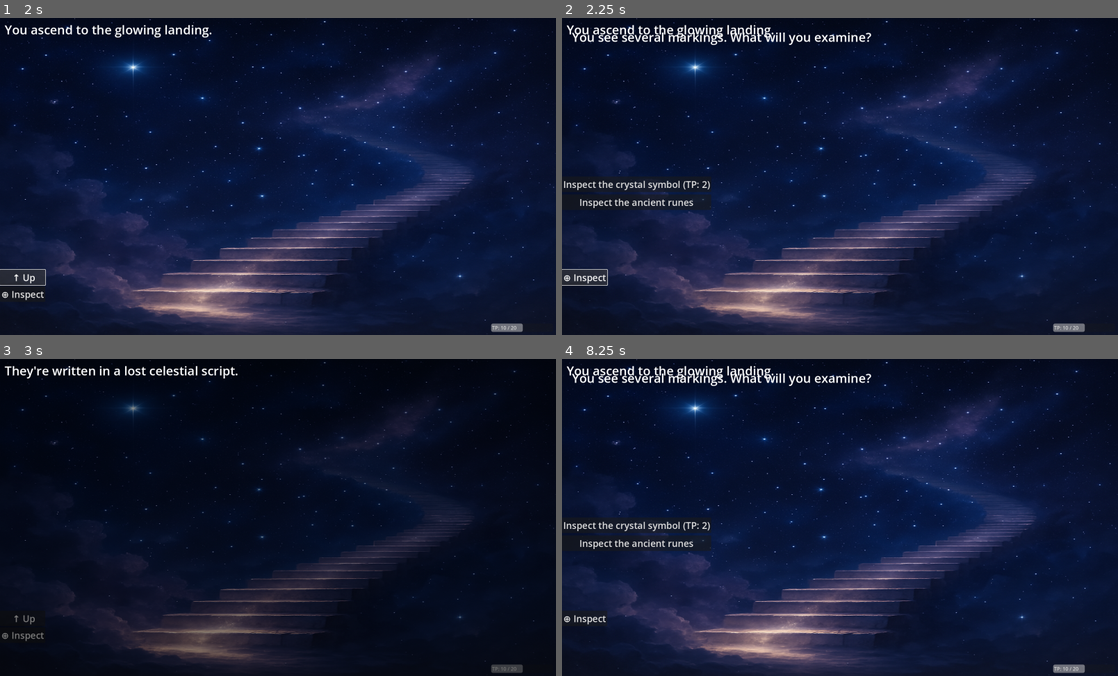
Above: before the commit, frames 1-4 (two rows, left to right).
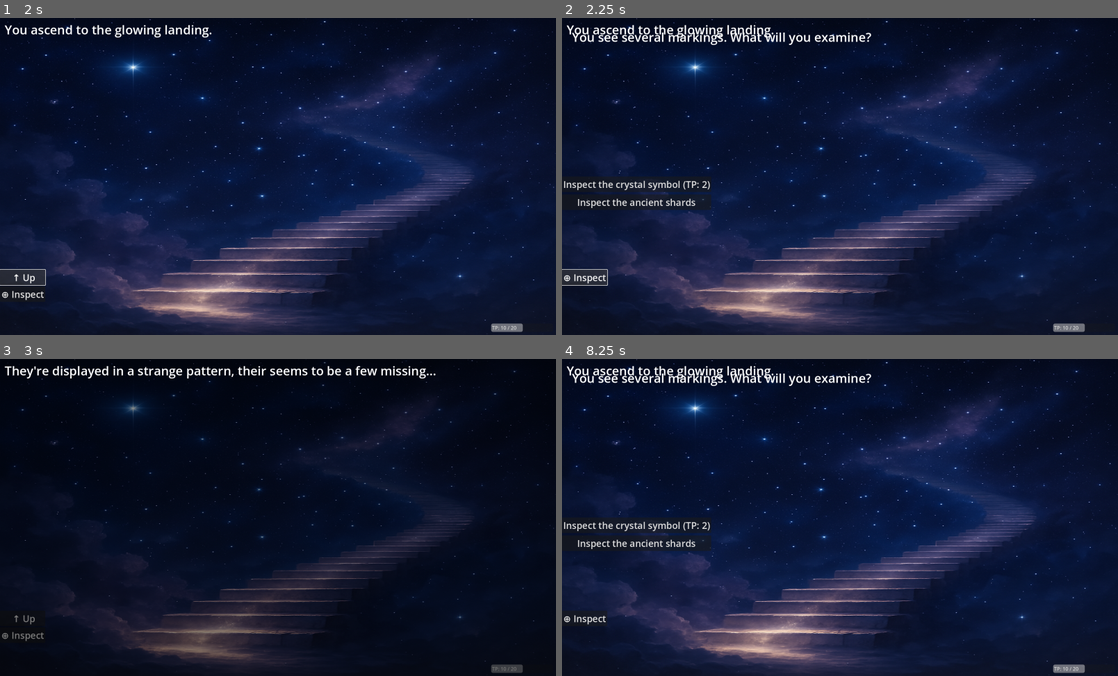
Above: after the commit, the same moments.

Repository: JDSalisbury/godot_Riviera
Game: Godot game, scene res://scenes/title_screen.tscn
The game is run twice, just before and just after one commit, with the same random seed, the same clock (stepped at 60 frames per second) and the same inputs.
Inputs (mouse positions are in pixels of both pictures, inside the frame that each line leads up to):
- Up to frame 1 (2 s): click "New Game" at 0.5 s; click "↑ Up" at 1.25 s
- Up to frame 2 (2.25 s): click "⊕ Inspect" at 2 s
- Up to frame 3 (3 s): click (72, 542) at 2.75 s, where only the run before the commit has a clickable "Inspect the ancient runes"
- Up to frame 4 (8.25 s): hold Right (ui_right) 3.53-4.25 s; click "↓ Down" at 4.25 s; tap Enter at 5, 7.25 s; hold Down (ui_down) 5.03-5.78 s; tap Space at 5.75, 8 s; hold Right (ui_right) 5.78-6.5 s; click "Inspect the crystal symbol" at 6.5 s; hold Up (ui_up) 7.28-8.03 s; hold Left (ui_left) from 8.03 s (still down)

Frame 1 is identical in both runs. In frame 2, 0.3% of the frame differs, in the area x 2-24%, y 56-60%; in frame 3, 1.1%, in the area x 9-79%, y 2-7%; in frame 4, 0.3%.

Commit message:
Persist key item unlock reveal tracking across save/load
- Added GameState.key_item_unlocks_shown to track which key-item-based reveals have already been shown
- Updated SaveSystem to include this data during save and restore
- Modified GameState.reset_game() to clear key_item_unlocks_shown on new game
- Prevents repeated unlock messages when revisiting screens with fulfilled item conditions

Diff:
--- a/data/screens.json
+++ b/data/screens.json
@@ -1,10 +1,20 @@
 {
 	"start": {
 		"background": "res://assets/backgrounds/stairway.png",
+		"key_item_unlocks": {
+			"down": [
+				"crystal_shard",
+				"obsidian_shard"
+			]
+		},
 		"triggers": {
 			"up": {
 				"message": "You ascend to the glowing landing.",
 				"next_screen": "landing"
+			},
+			"down": {
+				"message": "The shards rotate and align in missing slots, a passage opens and pulls you down into it.",
+				"next_screen": "depths"
 			},
 			"inspect": {
 				"message": "You see several markings. What will you examine?",
@@ -20,8 +30,8 @@
 						}
 					},
 					{
-						"label": "Inspect the ancient runes",
-						"message": "They're written in a lost celestial script.",
+						"label": "Inspect the ancient shards",
+						"message": "They're displayed in a strange pattern, their seems to be a few missing...",
 						"additional_message": {
 							"2": {
 								"message": "You feel a strange energy emanating from them."
@@ -128,5 +138,27 @@
 				]
 			}
 		}
+	},
+	"depths": {
+		"background": "res://assets/backgrounds/depths.png",
+		"triggers": {
+			"up": {
+				"message": "You ascend the staircase back to the beginning.",
+				"next_screen": "start"
+			},
+			"inspect": {
+				"message": "You see several markings. What will you examine?",
+				"options": [
+					{
+						"label": "Inspect the crystal symbol",
+						"message": "It pulses faintly with heat."
+					},
+					{
+						"label": "Inspect the ancient runes",
+						"message": "They're written in a lost celestial script."
+					}
+				]
+			}
+		}
 	}
 }
--- a/scripts/game_state.gd
+++ b/scripts/game_state.gd
@@ -15,6 +15,17 @@
 	"key": [],
 	"battle": []
 }
+
+var key_item_unlocks_shown := {}
+
+func mark_key_item_unlock(screen: String, direction: String):
+	if not key_item_unlocks_shown.has(screen):
+		key_item_unlocks_shown[screen] = []
+	if direction not in key_item_unlocks_shown[screen]:
+		key_item_unlocks_shown[screen].append(direction)
+
+func has_shown_key_item_unlock(screen: String, direction: String) -> bool:
+	return key_item_unlocks_shown.has(screen) and direction in key_item_unlocks_shown[screen]
 
 func has_used_option(screen: String, label: String) -> bool:
 	return used_options.has(screen) and label in used_options[screen]
@@ -63,6 +74,7 @@
 	used_options = data.get("used_options", {})
 	inventory = data.get("inventory", {"key": [], "battle": []})
 	current_screen = data.get("current_screen", "start")
+	key_item_unlocks_shown = data.get("key_item_unlocks_shown", {})
 
 	print("✅ GameState updated from save.")
 
@@ -74,6 +86,7 @@
 	story_flags.clear()
 	screen_unlocks.clear()
 	used_options.clear()
+	key_item_unlocks_shown.clear()
 	inventory = {
 		"key": [],
 		"battle": []
--- a/scripts/look_mode.gd
+++ b/scripts/look_mode.gd
@@ -69,6 +69,23 @@
 
 func is_trigger_visible(dir: String) -> bool:
 	var trigger_data = screens[current_screen]["triggers"].get(dir, null)
+	var item_unlocks = screens[current_screen].get("key_item_unlocks", {})
+	var has_all_items := true
+
+	if item_unlocks.has(dir):
+		var required_items = item_unlocks[dir]
+		for item in required_items:
+			if item not in GameState.inventory["key"]:
+				has_all_items = false
+				break
+
+		if has_all_items and not GameState.has_shown_key_item_unlock(current_screen, dir):
+			GameState.mark_key_item_unlock(current_screen, dir)
+			DialogSystem.show_message("You feel something shift...")
+
+		if not has_all_items:
+			return false  # Don't show if items aren't met
+
 	if trigger_data == null:
 		return GameState.is_unlocked(current_screen, dir)
 
@@ -76,6 +93,7 @@
 		return GameState.is_unlocked(current_screen, dir)
 
 	return true
+
 
 func load_screen(screen_name: String):
 	$DialogBox.clear()
--- a/scripts/save_system.gd
+++ b/scripts/save_system.gd
@@ -10,7 +10,8 @@
 		"screen_unlocks": GameState.screen_unlocks,
 		"used_options": GameState.used_options,
 		"inventory": GameState.inventory,
-		"current_screen": GameState.current_screen
+		"current_screen": GameState.current_screen,
+		"key_item_unlocks_shown": GameState.key_item_unlocks_shown,
 	}
 
 	var file = FileAccess.open(SAVE_PATH, FileAccess.WRITE)
Binary file added: assets/backgrounds/depths.png
